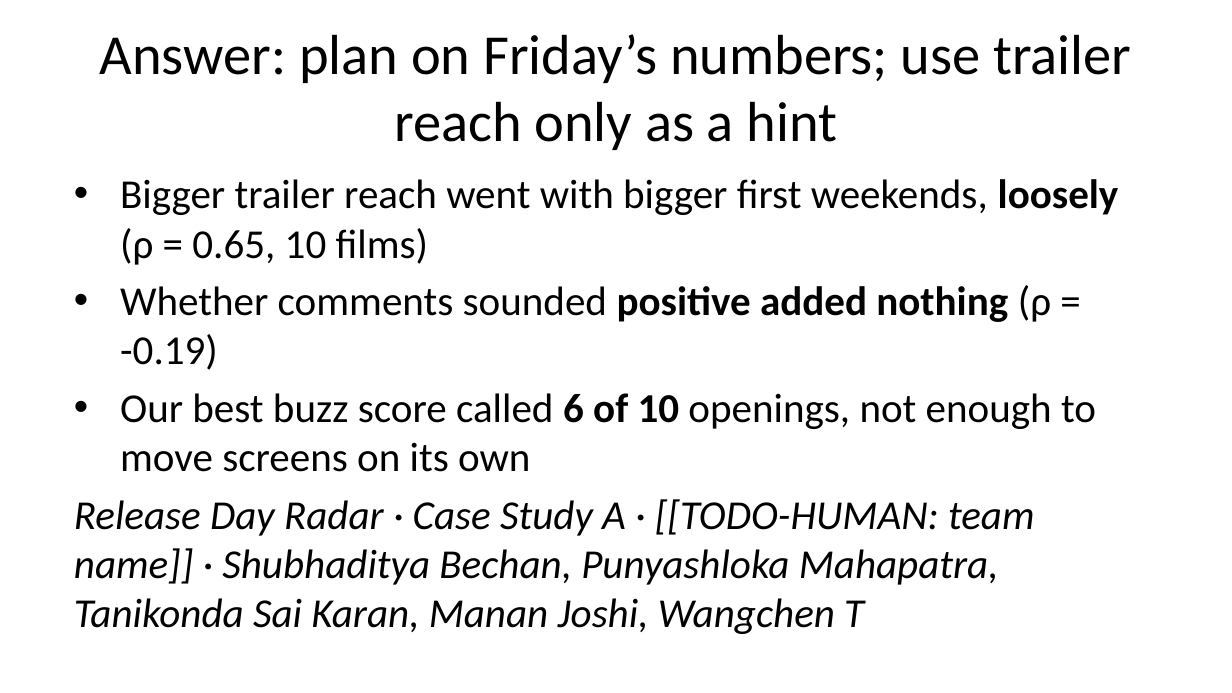
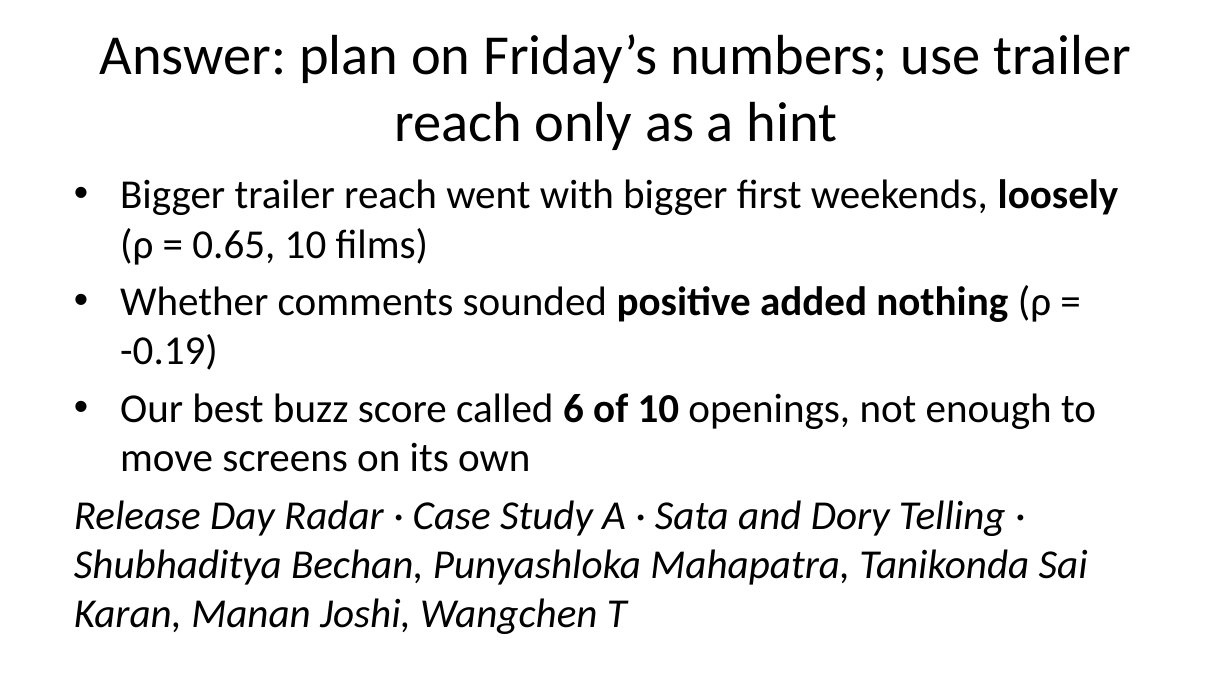
Before and after one commit to Shubhaditya14/Case-Study-A-Release-Day-Radar, a slide deck: slide 1 of report/slides.pptx. Drawn at 1232x693 pixels with LibreOffice and Linux fonts; fonts in the diff are those of the drawing. Boxes give left, top, right and bottom in pixels: in the first picture for what was removed or moved away, otherwise in the second. Text is boxed around its words. In the diff, an @@ line names an element or a change of style, - is before the commit and + after.

```diff
--- a/report/slides.pptx
+++ b/report/slides.pptx
@@ text at <box>74,500,1088,634</box>: text changed @@
-Release Day Radar · Case Study A · [[TODO-HUMAN: team name]] · Shubhaditya Bechan, Punyashloka Mahapatra, Tanikonda Sai Karan, Manan Joshi, Wangchen T
+Release Day Radar · Case Study A · Sata and Dory Telling · Shubhaditya Bechan, Punyashloka Mahapatra, Tanikonda Sai Karan, Manan Joshi, Wangchen T
```
Also in this commit, not shown: 9 other files.
